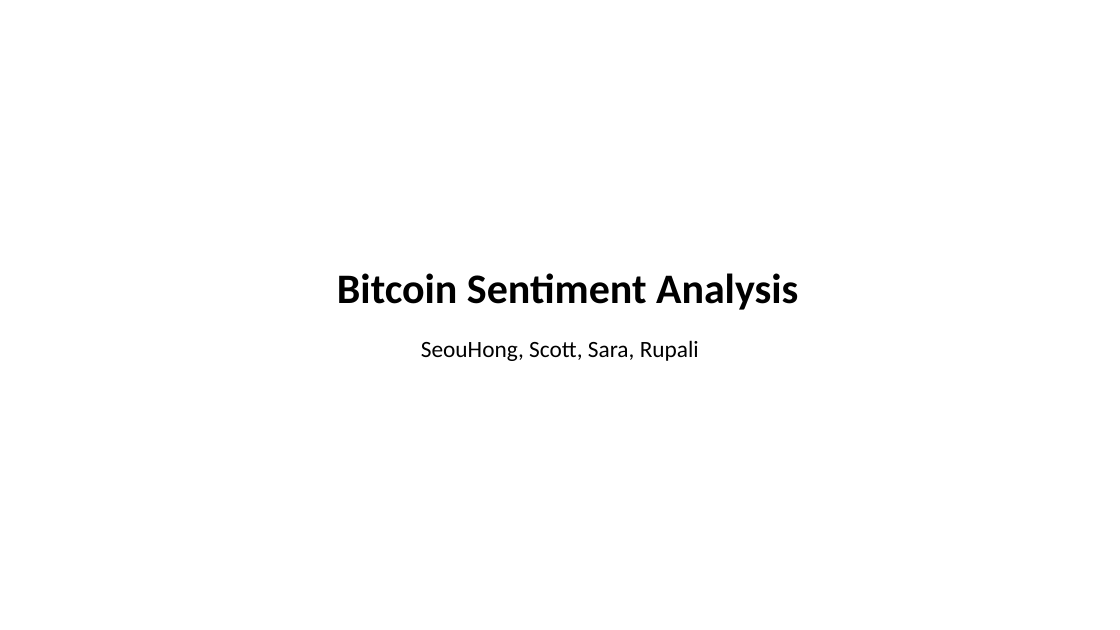
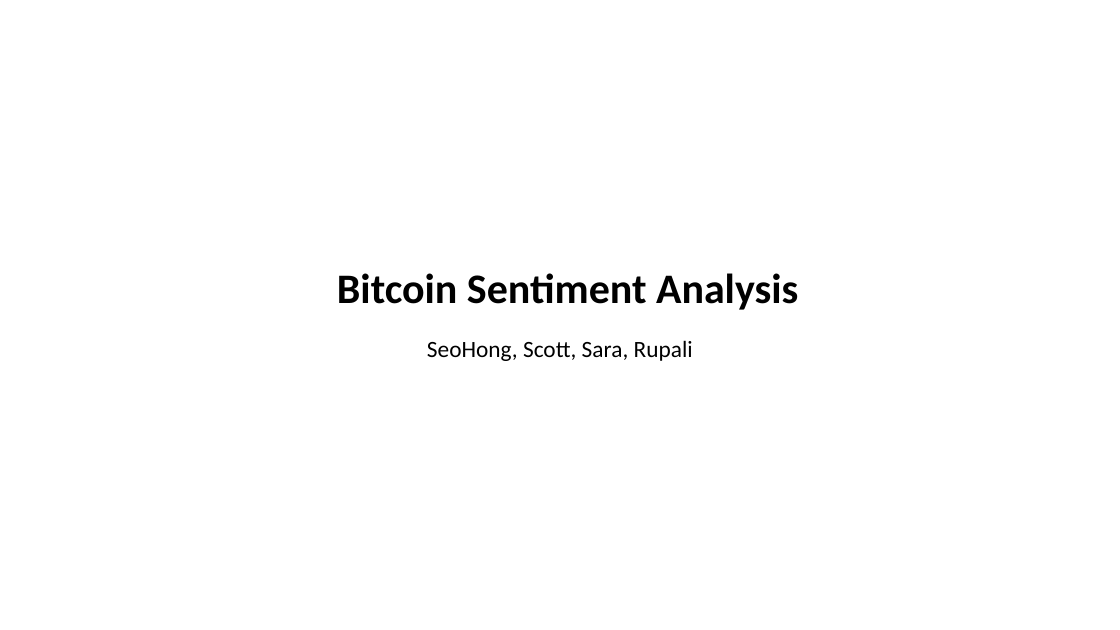
Before and after one commit to sHongJung/DBC_Team, a slide deck: slide 1 of Final/Bitcoin Slides.pptx. Drawn at 1120x630 pixels with LibreOffice and Linux fonts; fonts in the diff are those of the drawing. Boxes give left, top, right and bottom in pixels: in the first picture for what was removed or moved away, otherwise in the second. Text is boxed around its words. In the diff, an @@ line names an element or a change of style, - is before the commit and + after.

```diff
--- a/Final/Bitcoin Slides.pptx
+++ b/Final/Bitcoin Slides.pptx
@@ subtitle at bbox=[427, 340, 693, 361]: text changed @@
-SeouHong, Scott, Sara, Rupali
+SeoHong, Scott, Sara, Rupali
```
Also in this commit, not shown: 2 other slides changed, 1 other file.
